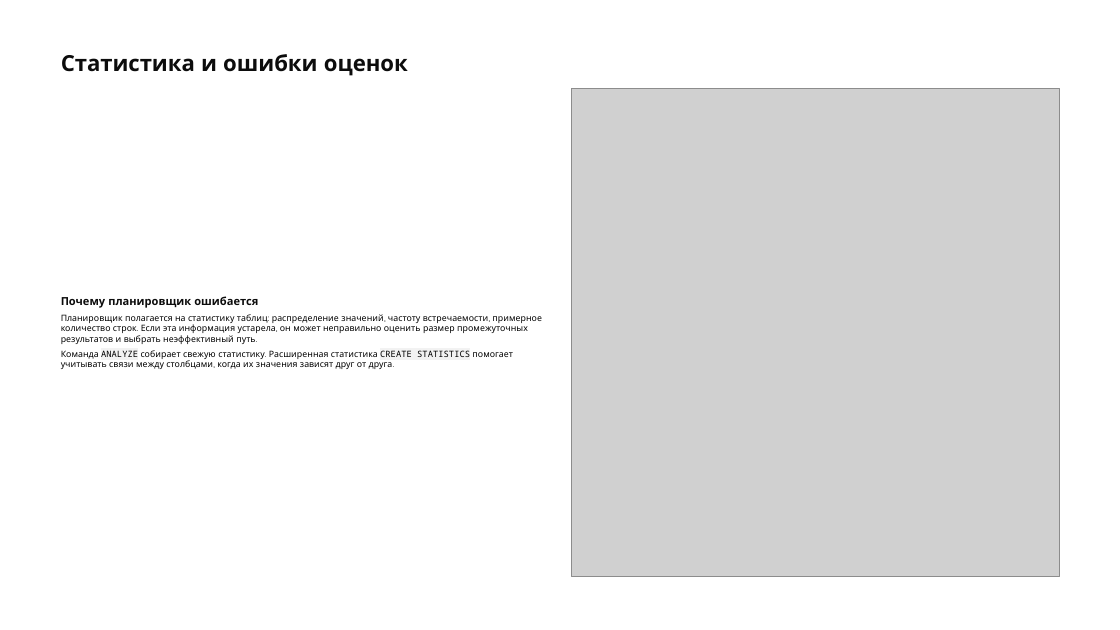
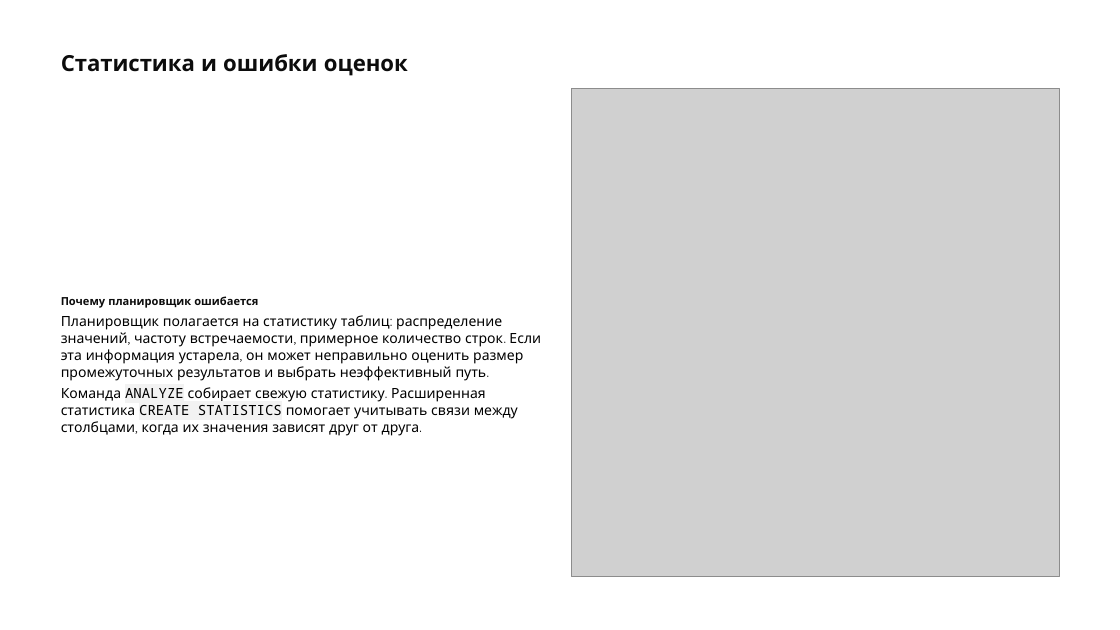
Before and after one commit to tsenturion/PostgreSQL_Architecture_for_Enterprise_Systems, a slide deck: slide 5 of презентации/13Chto-zamedlyaet-bazu-dannyh.pptx. Drawn at 1120x630 pixels with LibreOffice and Linux fonts; fonts in the diff are those of the drawing; grey boxes stand for pictures. Boxes give left, top, right and bottom in pixels: in the first picture for what was removed or moved away, otherwise in the second. Text is boxed around its words. In the diff, an @@ line names an element or a change of style, - is before the commit and + after.

```diff
--- a/презентации/13Chto-zamedlyaet-bazu-dannyh.pptx
+++ b/презентации/13Chto-zamedlyaet-bazu-dannyh.pptx
@@ text "Планировщик полагается на статистику таблиц: ..." at [61,315,541,436]: size 7.5 to 12 pt @@
```
Also in this commit, not shown: 1 other file.
